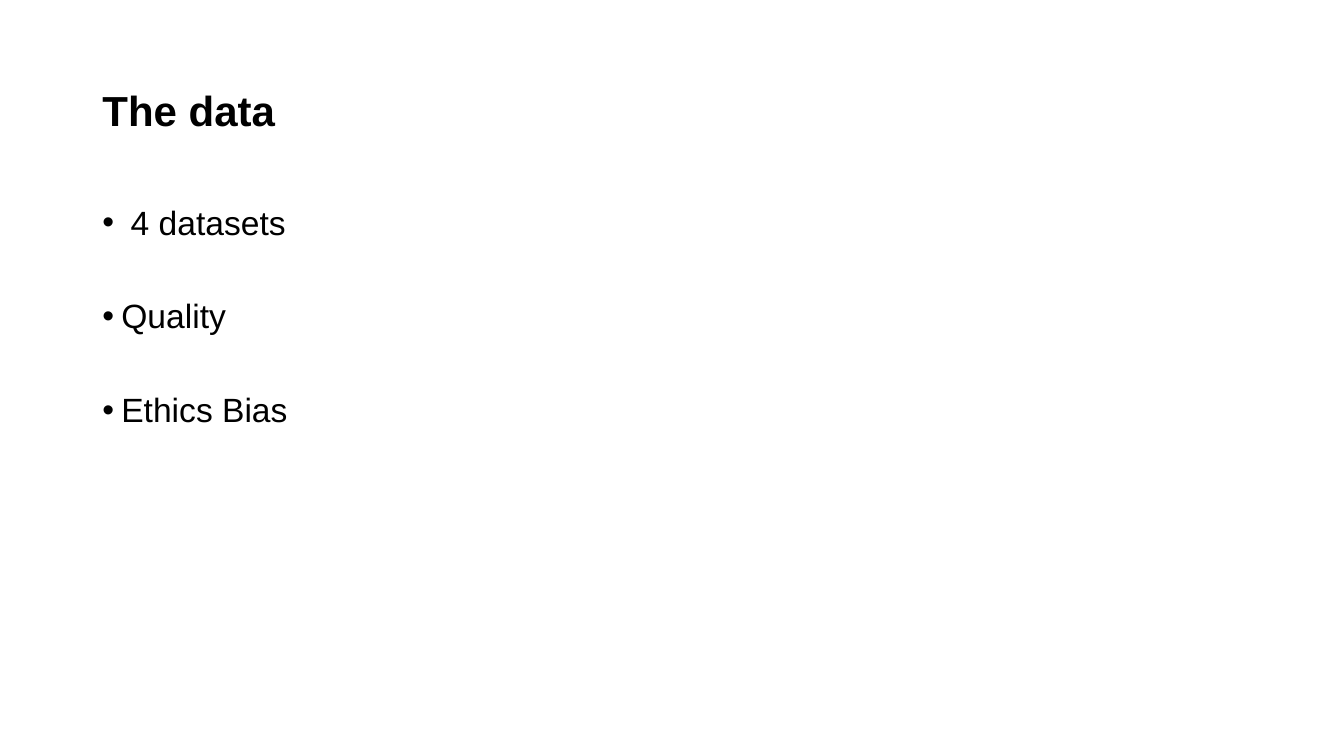
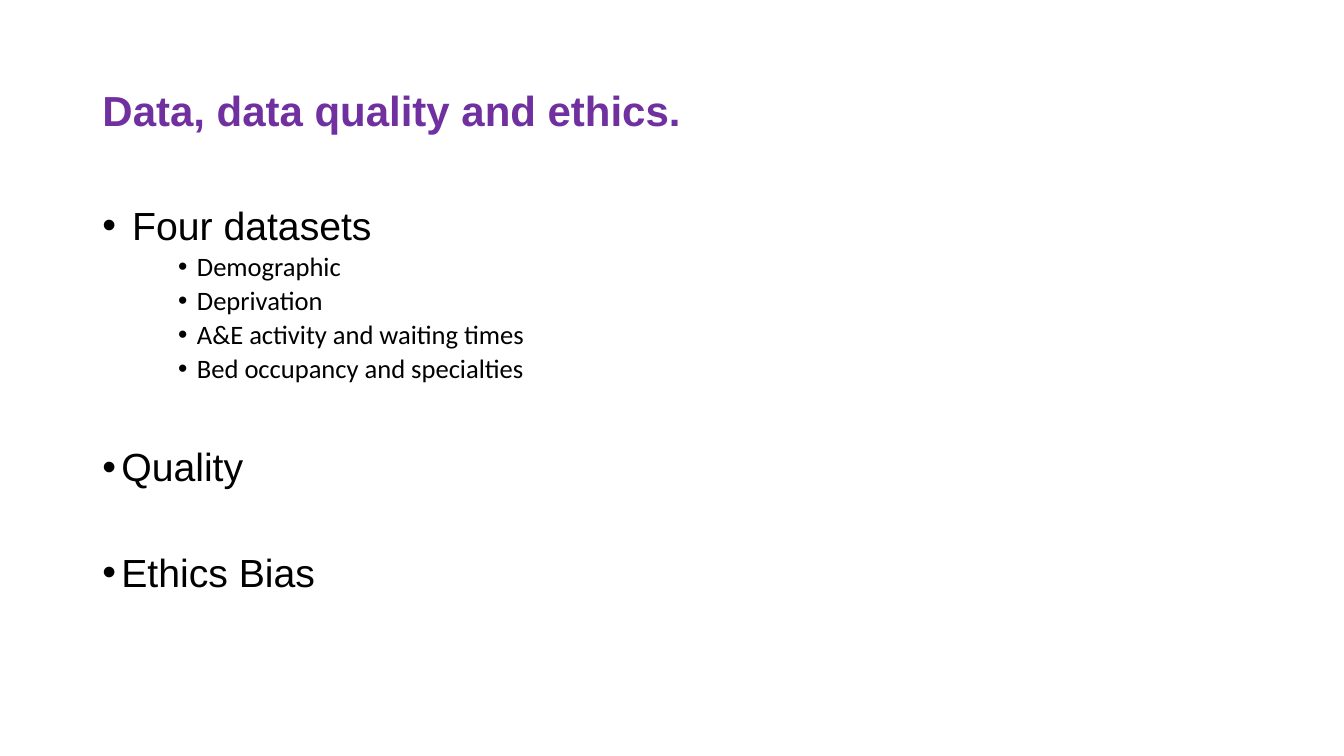
Before and after one commit to TomW49/phs_rshiny_dashboard_project, a slide deck: slide 4 of pres_phs.pptx. Drawn at 1344x756 pixels with LibreOffice and Linux fonts; fonts in the diff are those of the drawing; background and template pictures are left out. Boxes give left, top, right and bottom in pixels: in the first picture for what was removed or moved away, otherwise in the second. Text is boxed around its words. In the diff, an @@ line names an element or a change of style, - is before the commit and + after.

```diff
--- a/pres_phs.pptx
+++ b/pres_phs.pptx
@@ title at (102, 95, 681, 135): text changed; text colour #000000 to #7030A0 @@
-The data
+Data, data quality and ethics.
@@ text at (132, 211, 524, 383): text changed; size 24 to 19 pt; font Arial to Calibri @@
-• 4 datasets
+• Four datasets
+    • Demographic
+    • Deprivation
+    • A&E activity and waiting times
+    • Bed occupancy and specialties
@@ text at (121, 452, 315, 588): size 24 to 28 pt in "Quality", "Ethics Bias" @@
```
Also in this commit, not shown: 1 other slide changed.
